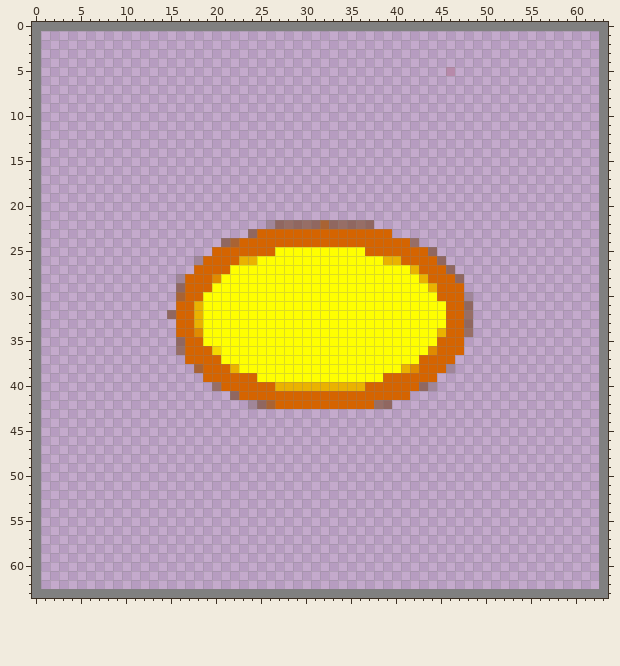
File history of a pixel-art sprite, Odd_Infinitum.gmx/sprites/images/spr_Charge_Shot_Shop_Item_0.png. This is how it looked before the edit.
The file is 64x64 pixels. Pixels under 10% opacity are left out.
After the commit:
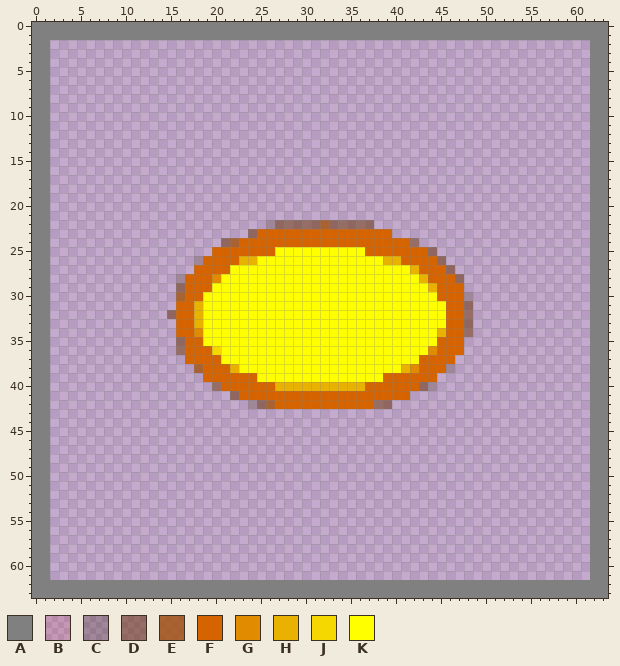
Palette (. is transparent): A #808080  B #c000001d  C #35190040  D #6a320080  E #a04b00bf  F #d56400  G #e08b00  H #eab200  J #f4d800  K #ffff00
Change:
y 1: x 1..62 .............................................................. -> AAAAAAAAAAAAAAAAAAAAAAAAAAAAAAAAAAAAAAAAAAAAAAAAAAAAAAAAAAAAAA
y 2..4: x 1 . -> A; x 62 . -> A
y 5: x 1 . -> A; x 46 B -> .; x 62 . -> A
y 6..61: x 1 . -> A; x 62 . -> A
y 62: x 1..62 .............................................................. -> AAAAAAAAAAAAAAAAAAAAAAAAAAAAAAAAAAAAAAAAAAAAAAAAAAAAAAAAAAAAAA
Changed places in both pictures, as pixel boxes (x1, y1, x2, y2):
changed: (41, 31, 599, 589)
